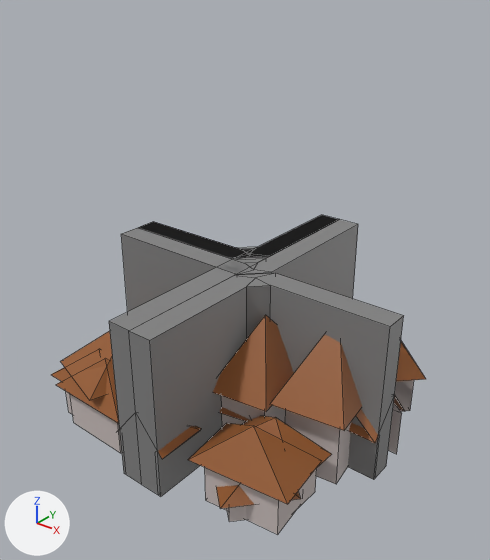
The FBX model Assets/Art/Meshes/PrototypeMeshes/Buildings/TownModules.fbx: old version first, new version second.
Rendered twice from a 50 mm lens placed at (2.29, -2.94, 2.71), pointed at (0.02, -0.1, 0.95). Every picture has the same lights, and +X, +Y and +Z are marked at lower left. Mesh edges are drawn as thin lines. Where no turn or scale is listed for an object, it has been applied to the vertices.

Names of what the first picture shows: 'Corner', 'Full', 'InCorner', 'OnPass', 'Side'.
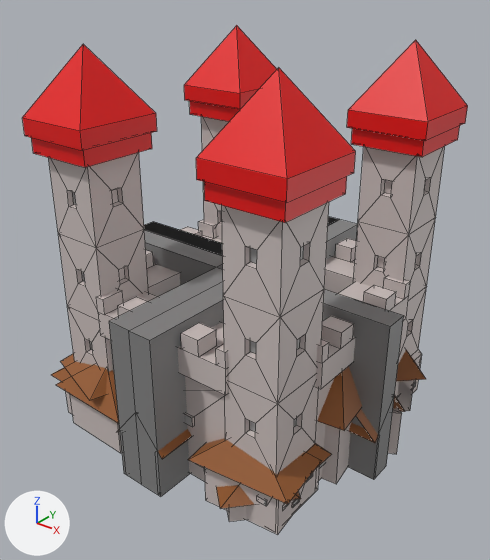
Scene script edits in JSON lines:
```json
{"op": "add", "block": "mat_darkrock", "code": ["mat_darkrock = principled_material('DarkRock')", "mat_darkrock.base_color = (0.388, 0.388, 0.388)  # grey #a7a7a7"]}
{"op": "add", "block": "mat_celing", "code": ["mat_celing = principled_material('Celing')", "mat_celing.base_color = (0.8, 0.000293, 0.0)  # red #e70100"]}
{"op": "add", "block": "me_cube_002", "code": ["me_cube_002 = bpy.data.meshes.new('Cube.002')", "me_cube_002.from_pydata(...)  # 1368 vertices, 1120 faces; spans x -1.0..1.0, y -1.0..1.0, z 0.0..2.28", "# faces by material slot: [12, 966, 64, 78]", "me_cube_002.materials.append(mat_wood)  # brown #955929", "me_cube_002.materials.append(mat_house)  # light grey #ccc1be", "me_cube_002.materials.append(mat_celing)  # red #e70100", "me_cube_002.materials.append(mat_darkrock)  # grey #a7a7a7"]}
{"op": "add", "block": "ob_castle", "code": ["ob_castle = bpy.data.objects.new('Castle', me_cube_002)", "ob_castle.location = (0.0, 0.0, 0.0)"]}
```

Boxes [x1, y1, x2, y2] around the edits, measured in the pictures (490 x 560 px):
```json
{"object": "Castle", "change": "added", "after": [22, 26, 468, 516], "faces in mat_house (light grey #ccc1be)": [48, 116, 445, 516], "faces in mat_celing (red #e70100)": [22, 26, 468, 223], "faces in mat_darkrock (grey #a7a7a7)": [73, 192, 416, 507]}
{"object": "Full", "change": "unchanged, covered by the edit", "before": [51, 315, 405, 522], "after": [51, 367, 400, 522]}
```
